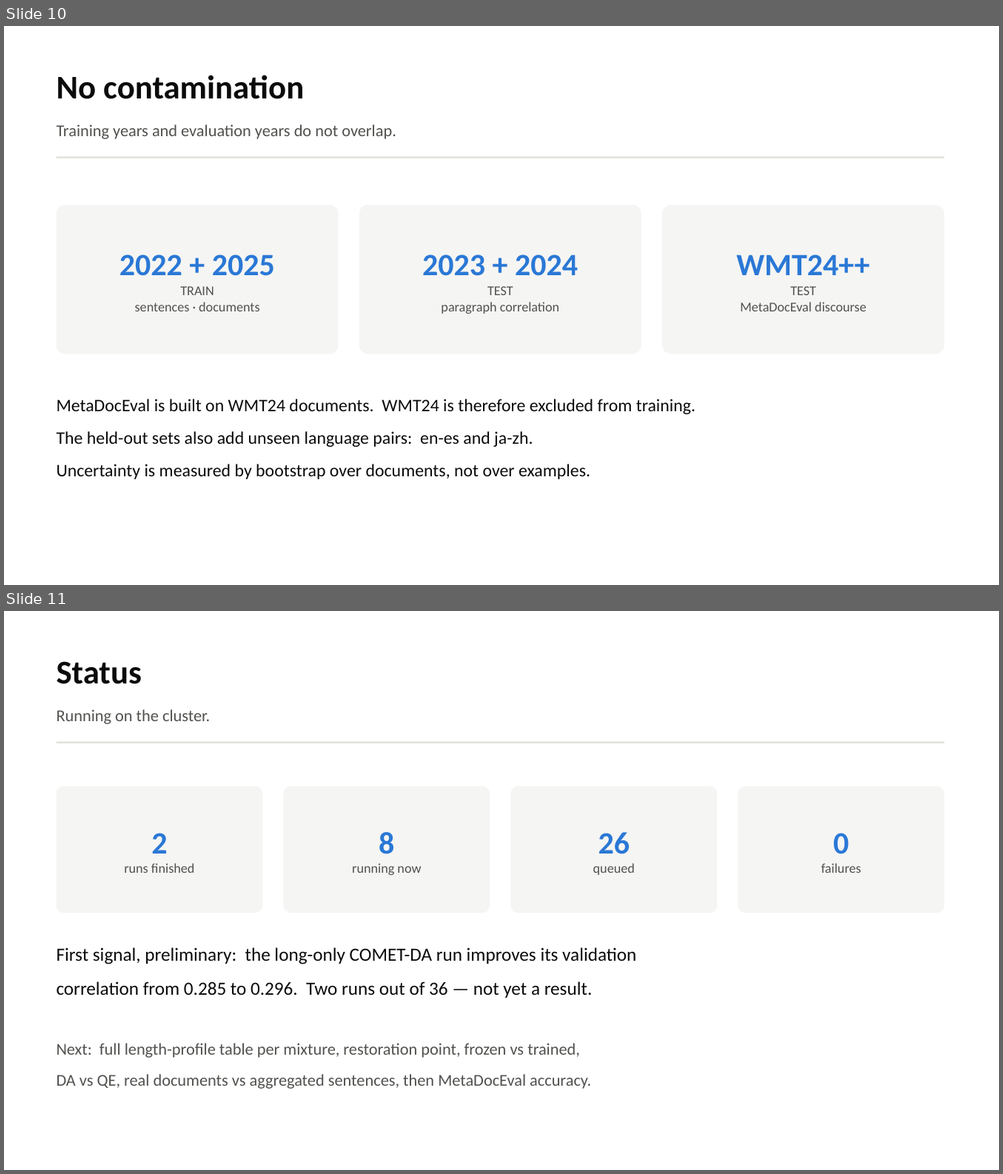
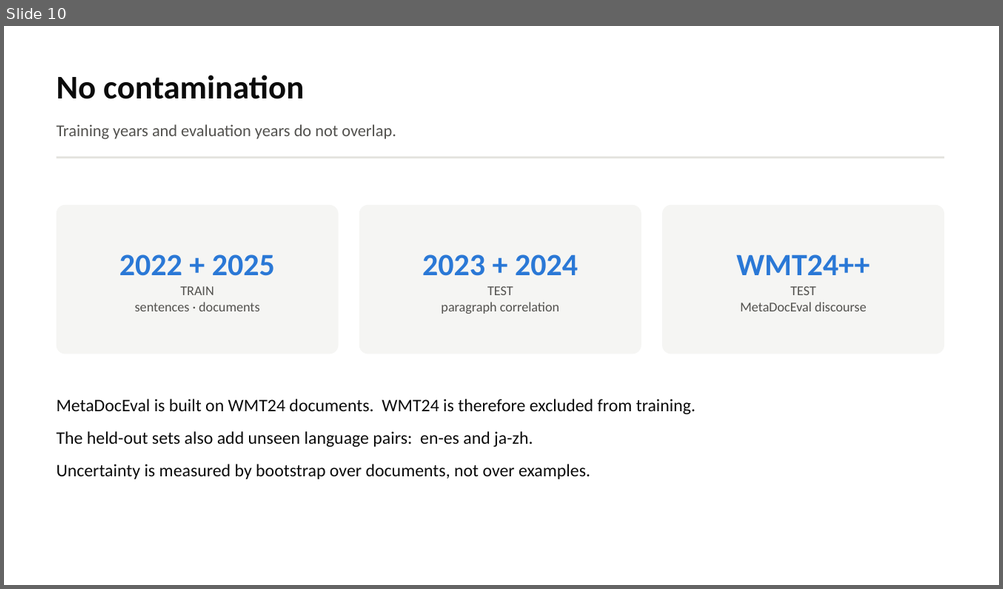
Before and after one commit to Jeerhz/FDTEM, a slide deck: docs/FDTEM_length_training_experiment.pptx. Shown one above the other, each under a label of ours: slides 10 and 11 before the commit, slide 10 after it. The pictures are 1003x1174 and 1003x589 pixels, drawn with LibreOffice and Linux fonts; fonts in the diff are those of the drawing. Boxes give left, top, right and bottom in pixels: in the first picture for what was removed or moved away, otherwise in the second. Text is boxed around its words. In the diff, an @@ line names an element or a change of style, - is before the commit and + after.

```diff
--- a/docs/FDTEM_length_training_experiment.pptx
+++ b/docs/FDTEM_length_training_experiment.pptx
@@ slide 11 removed at [4,611,999,1170], background #FFFFFF @@
@@ text removed at [57,661,142,684] @@
-Status
@@ text removed at [57,709,210,724] @@
-Running on the cluster.
@@ rectangle removed at [57,741,944,743] @@
@@ rounded rectangle removed at [57,786,263,913] @@
-2
-runs finished
@@ rounded rectangle removed at [284,786,490,913] @@
-8
-running now
@@ rounded rectangle removed at [511,786,717,913] @@
-26
-queued
@@ rounded rectangle removed at [738,786,945,913] @@
-0
-failures
@@ text removed at [57,948,636,998] @@
-First signal, preliminary: the long-only COMET-DA run improves its validation
-correlation from 0.285 to 0.296. Two runs out of 36 — not yet a result.
@@ text removed at [57,1043,591,1089] @@
-Next: full length-profile table per mixture, restoration point, frozen vs trained,
-DA vs QE, real documents vs aggregated sentences, then MetaDocEval accuracy.
```
Also in this commit, not shown: 2 slides changed, 5 slides added, 29 other files.
